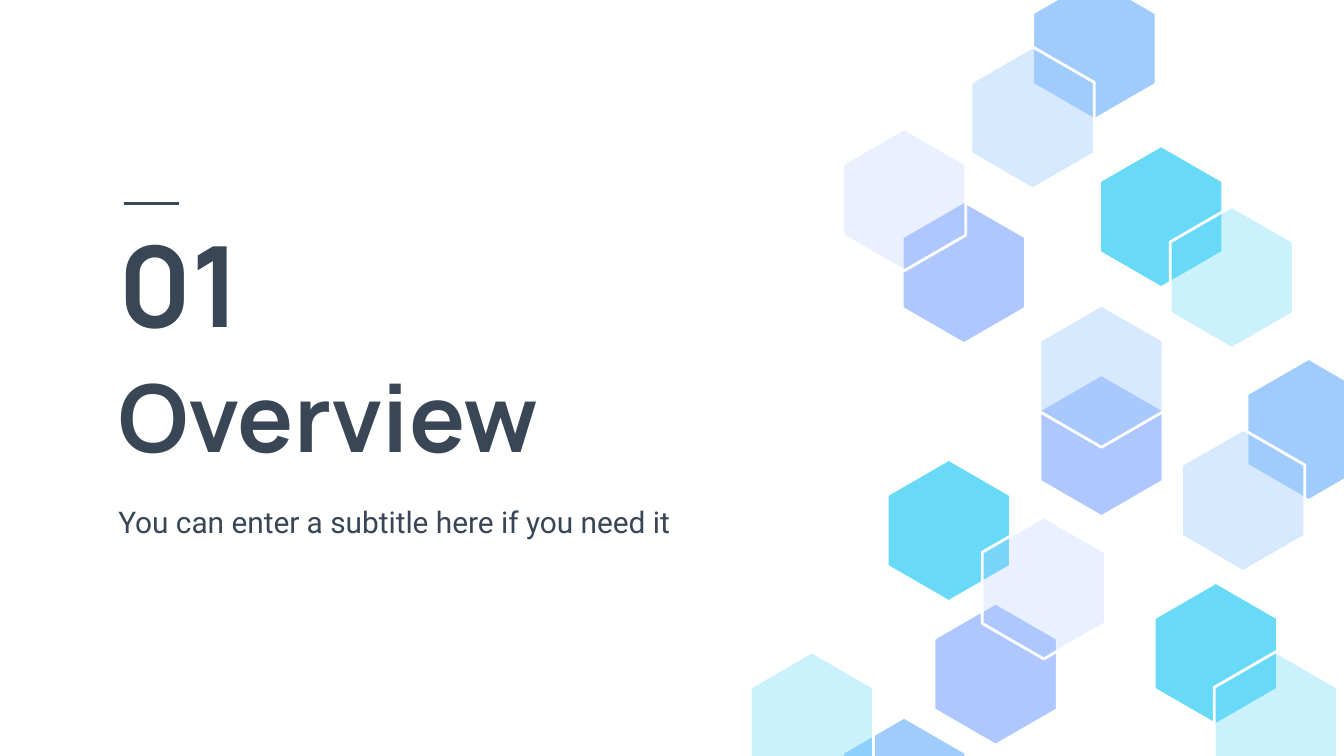
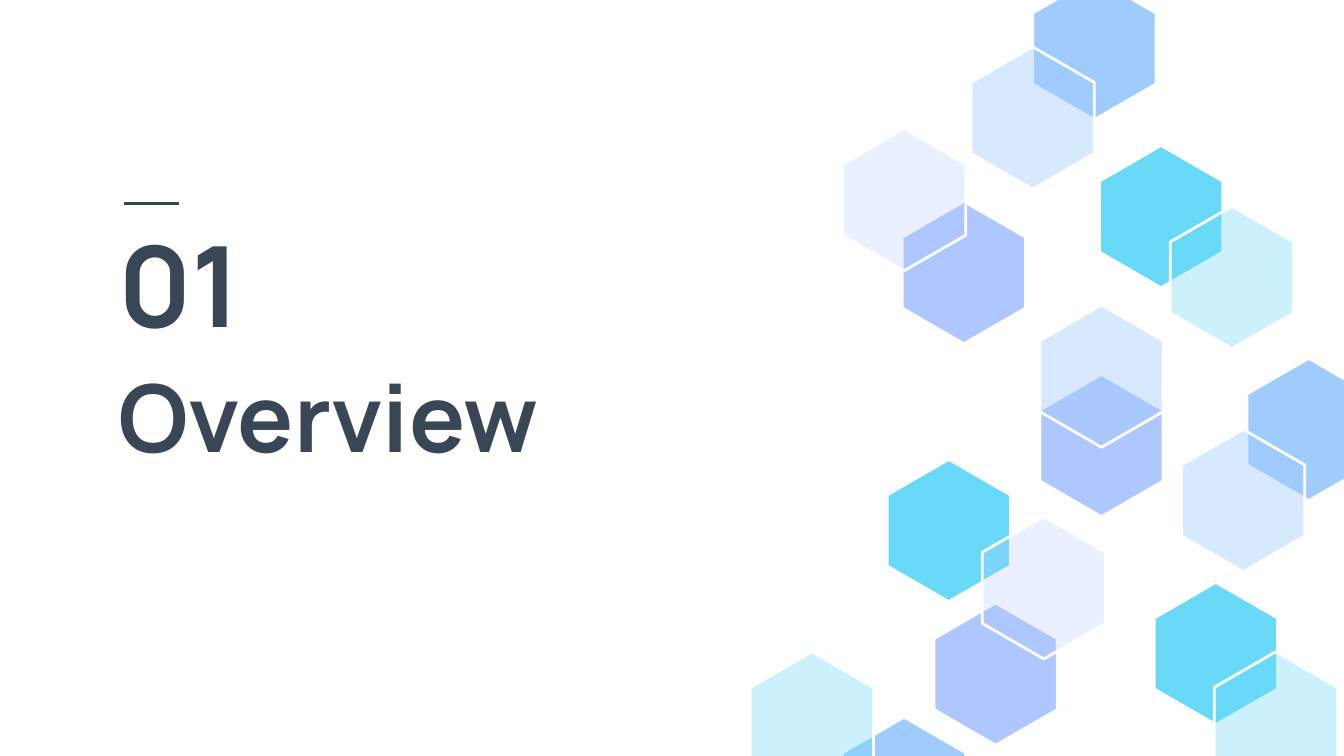
Before and after one commit to glenad/2403-ptds-regression, a slide deck: slide 3 of 2403_ PT_DS_Regression_Agri-food sector- Analysis.pptx. Drawn at 1344x756 pixels with LibreOffice and Linux fonts; fonts in the diff are those of the drawing. Boxes give left, top, right and bottom in pixels: in the first picture for what was removed or moved away, otherwise in the second. Text is boxed around its words. In the diff, an @@ line names an element or a change of style, - is before the commit and + after.

```diff
--- a/2403_ PT_DS_Regression_Agri-food sector- Analysis.pptx
+++ b/2403_ PT_DS_Regression_Agri-food sector- Analysis.pptx
@@ subtitle removed at box(118, 510, 670, 540) @@
-You can enter a subtitle here if you need it
```
Also in this commit, not shown: 2 other slides changed, 1 other file.
